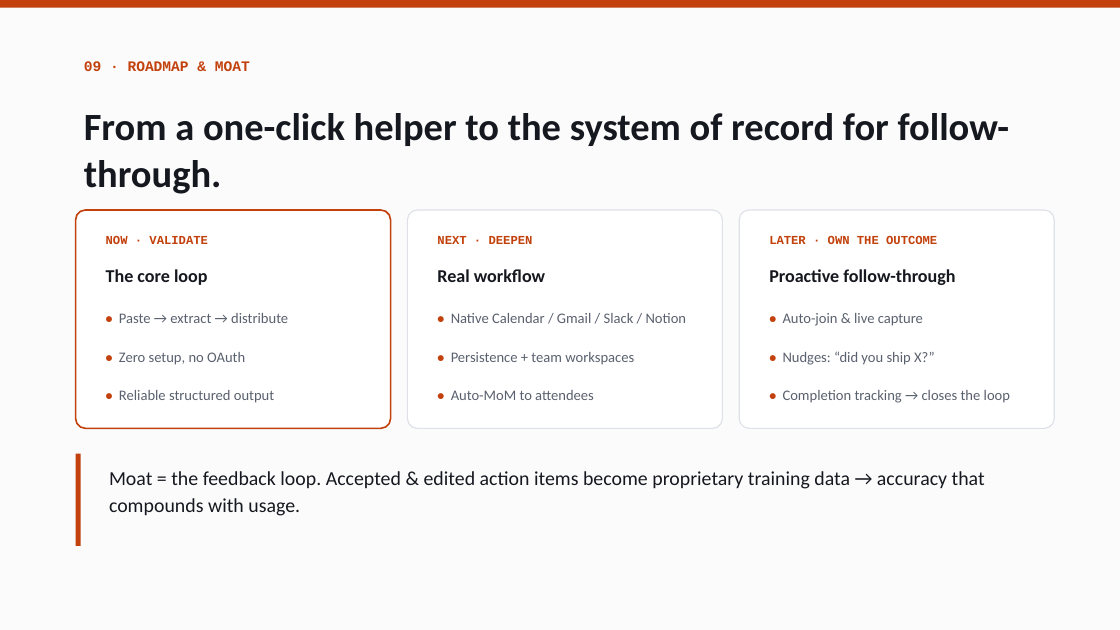
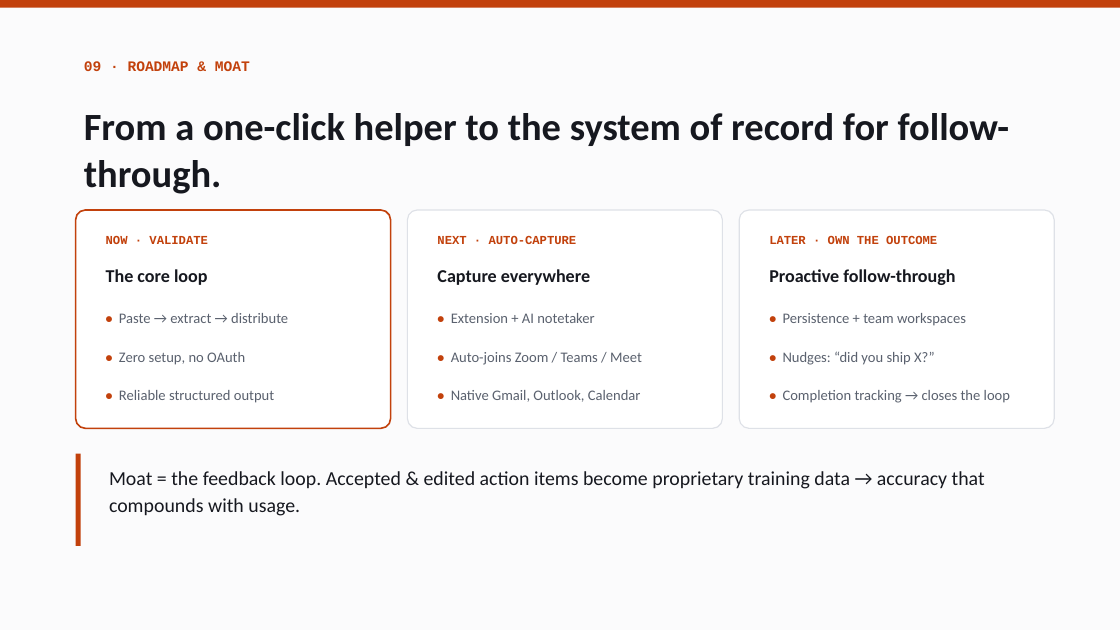
Before and after one commit to Shubham-33/postmeet, a slide deck: slide 11 of docs/postmeet-pitch.pptx (slide 10 before the commit). Drawn at 1120x630 pixels with LibreOffice and Linux fonts; fonts in the diff are those of the drawing. Boxes give left, top, right and bottom in pixels: in the first picture for what was removed or moved away, otherwise in the second. Text is boxed around its words. In the diff, an @@ line names an element or a change of style, - is before the commit and + after.

```diff
--- a/docs/postmeet-pitch.pptx
+++ b/docs/postmeet-pitch.pptx
@@ text at [437,236,577,244]: text changed @@
-NEXT · DEEPEN
+NEXT · AUTO-CAPTURE
@@ text at [437,269,590,285]: text changed @@
-Real workflow
+Capture everywhere
@@ text at [451,313,594,323]: text changed @@
-• Native Calendar / Gmail / Slack / Notion
+• Extension + AI notetaker
@@ text at [783,313,966,326]: text changed @@
-• Auto-join & live capture
+• Persistence + team workspaces
@@ text at [451,352,642,365]: text changed @@
-• Persistence + team workspaces
+• Auto-joins Zoom / Teams / Meet
@@ text at [451,390,641,402]: text changed @@
-• Auto-MoM to attendees
+• Native Gmail, Outlook, Calendar
```
Also in this commit, not shown: 2 other slides changed, 1 slide added, 2 other files.
